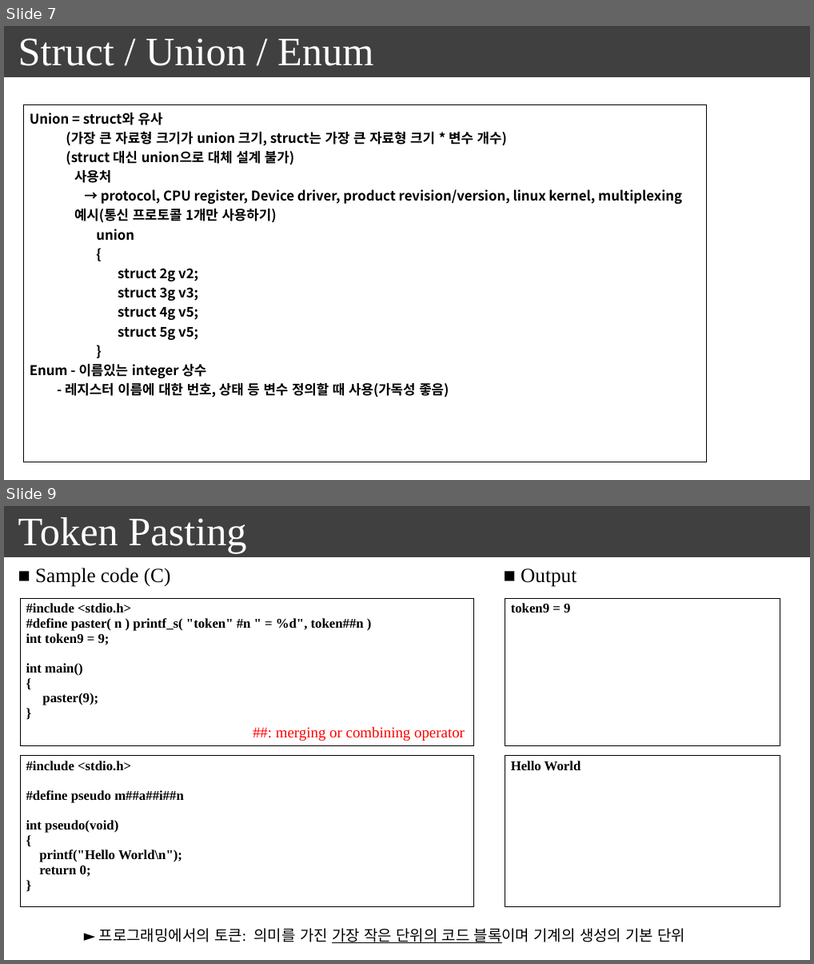
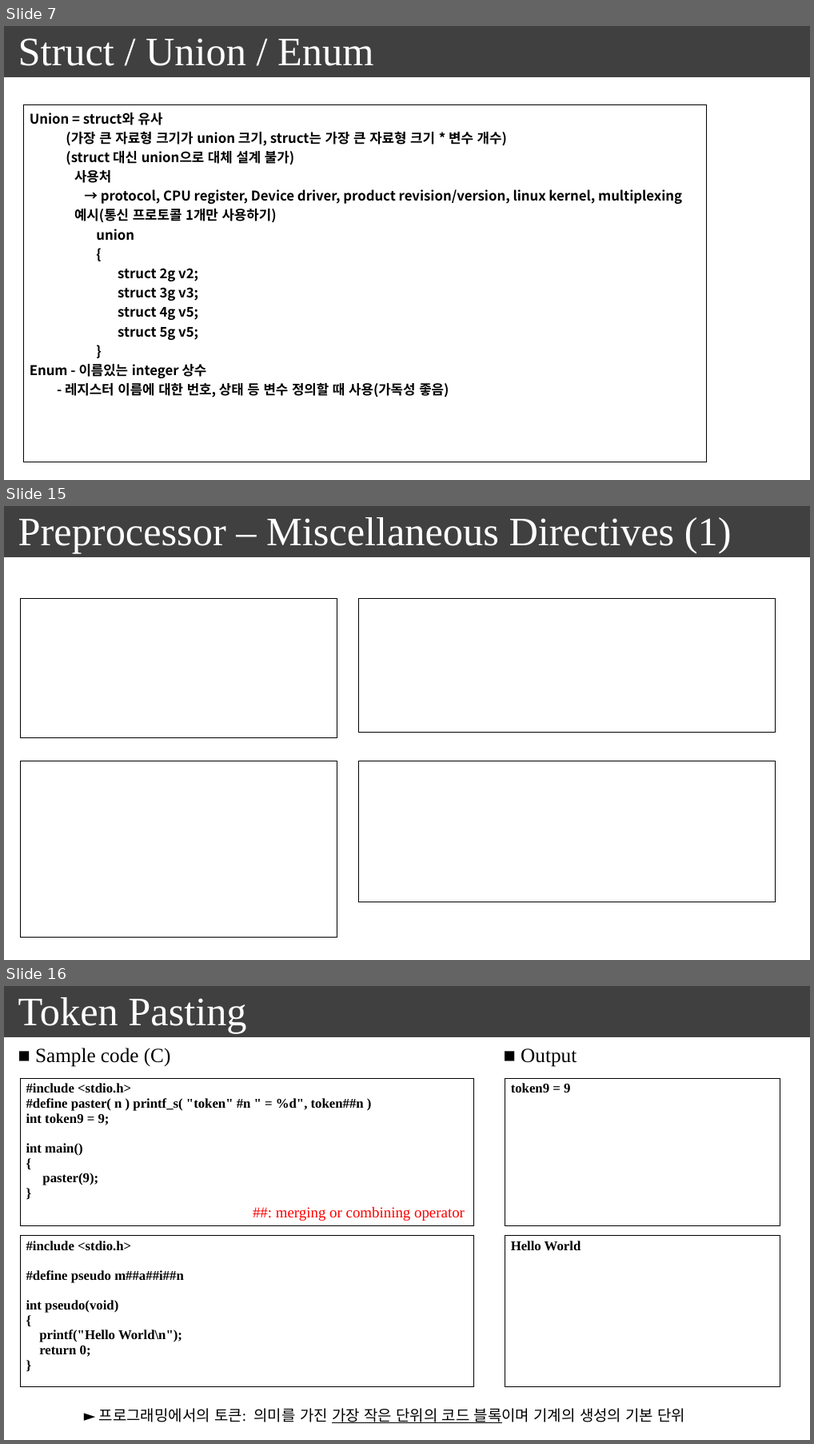
Before and after one commit to seonghokim/Study, a slide deck: everything in c.pptx. Shown one above the other, each under a label of ours: slides 7 and 9 before the commit, slides 7, 15 and 16 after it; the slides between them are not shown. The pictures are 814x964 and 814x1444 pixels, drawn with LibreOffice and Linux fonts; fonts in the diff are those of the drawing. Boxes give left, top, right and bottom in pixels: in the first picture for what was removed or moved away, otherwise in the second. Text is boxed around its words. In the diff, an @@ line names an element or a change of style, - is before the commit and + after.

Commit message:
20231231_to preprocessor

```diff
--- a/everything in c.pptx
+++ b/everything in c.pptx
@@ slide 15 added at [4, 506, 810, 960], background #FFFFFF; not listed: 1 template element that a slide beside it also shows @@
@@ text added at [18, 517, 732, 553], 48 pt, text #FFFFFF @@
+Preprocessor – Miscellaneous Directives (1)
@@ table added at [20, 599, 337, 738], 1 rows, 1 columns @@
+
@@ table added at [359, 599, 776, 732], 1 rows, 1 columns @@
+
@@ table added at [20, 761, 337, 936], 1 rows, 1 columns @@
+
@@ table added at [359, 761, 776, 902], 1 rows, 1 columns @@
+
@@ what was slide 9 is now slide 16 @@
```
Also in this commit, not shown: 1 slide changed, 6 other slides added.
